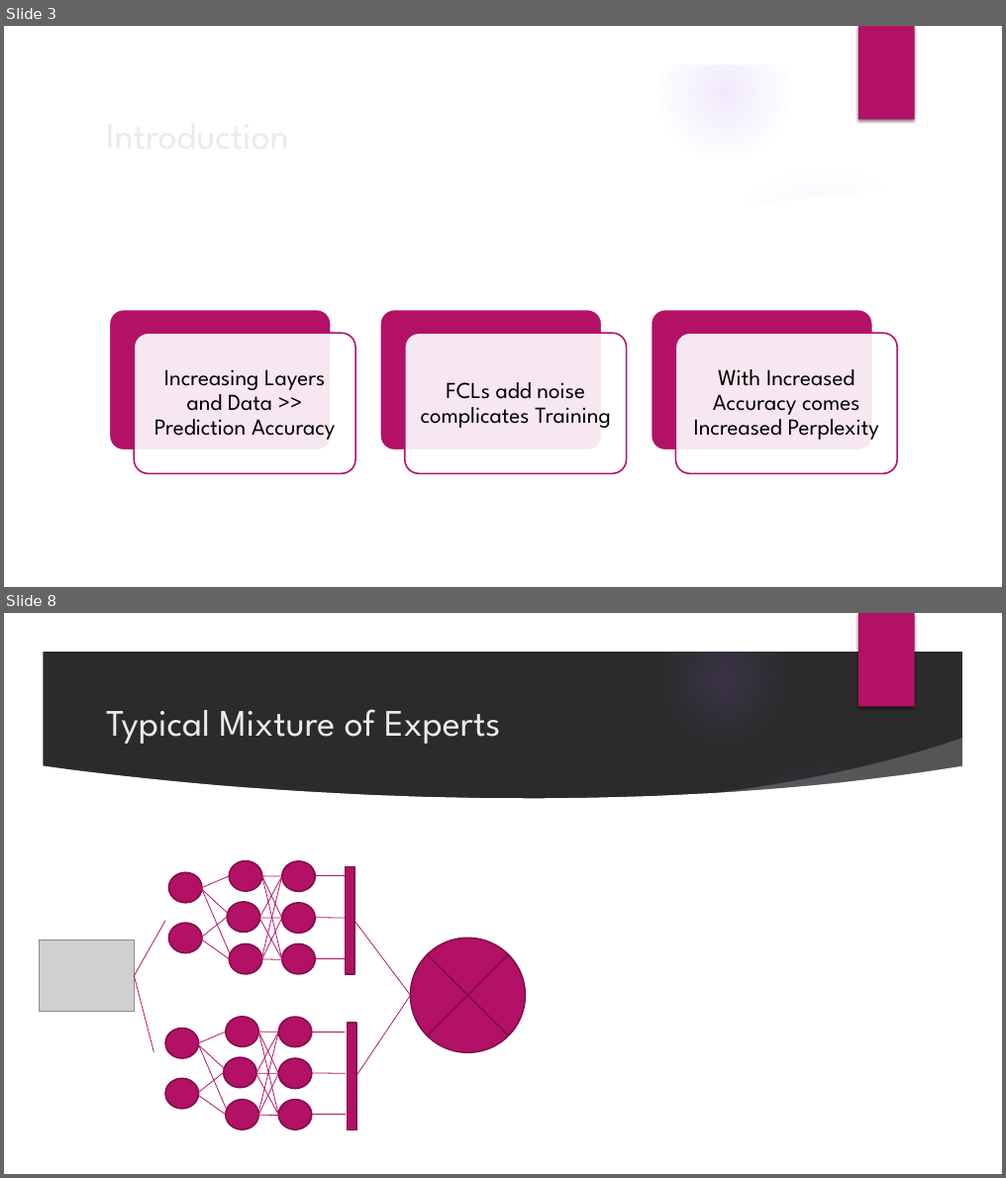
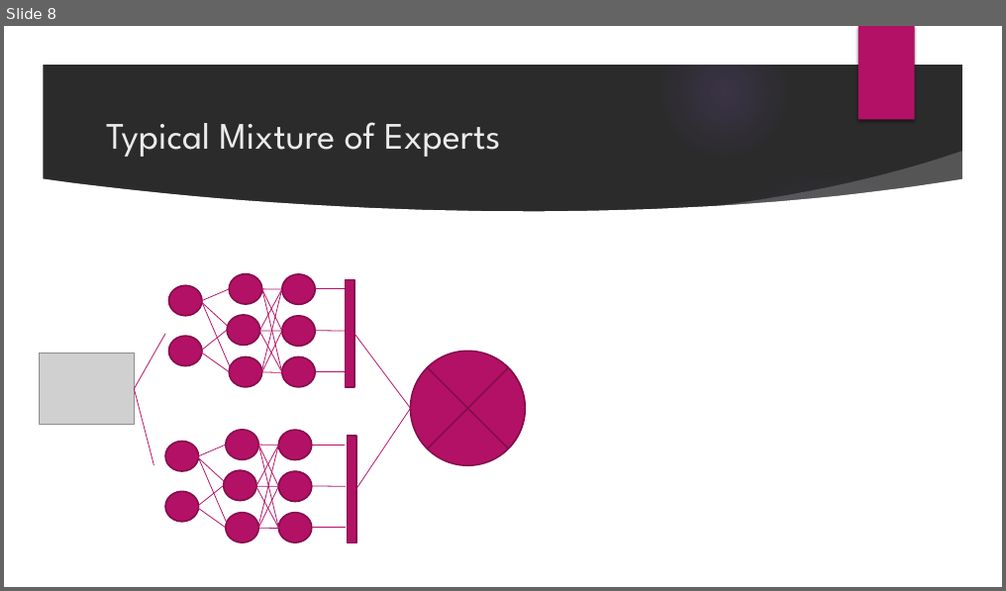
Before and after one commit to realdanielbyrne/tsneGatedMoE, a slide deck: PT-SNE Gated Mixture of Sparse Experts (PT-MoE).pptx. Shown one above the other, each under a label of ours: slides 3 and 8 before the commit, slide 8 after it; the slides between them are not shown. The pictures are 1006x1178 and 1006x591 pixels, drawn with LibreOffice and Linux fonts; fonts in the diff are those of the drawing; grey boxes stand for pictures; background and template pictures are left out; a plain dark background stands for a picture behind light text. Boxes give left, top, right and bottom in pixels: in the first picture for what was removed or moved away, otherwise in the second. Text is boxed around its words. In the diff, an @@ line names an element or a change of style, - is before the commit and + after.

```diff
--- a/PT-SNE Gated Mixture of Sparse Experts (PT-MoE).pptx
+++ b/PT-SNE Gated Mixture of Sparse Experts (PT-MoE).pptx
@@ slide 3 removed at <box>4,26,1002,587</box>, background picture (left out); not listed: 9 template elements that a slide beside it also shows @@
@@ title removed at <box>98,105,816,163</box> @@
-Introduction
@@ group removed at <box>110,310,897,473</box>: 6 rounded rectangles, 3 texts @@
-Increasing Layers and Data >> Prediction Accuracy
-FCLs add noise complicates Training
-With Increased Accuracy comes Increased Perplexity
```
Also in this commit, not shown: 7 slides changed, 2 slides added, 2 other slides removed, 38 other files.
